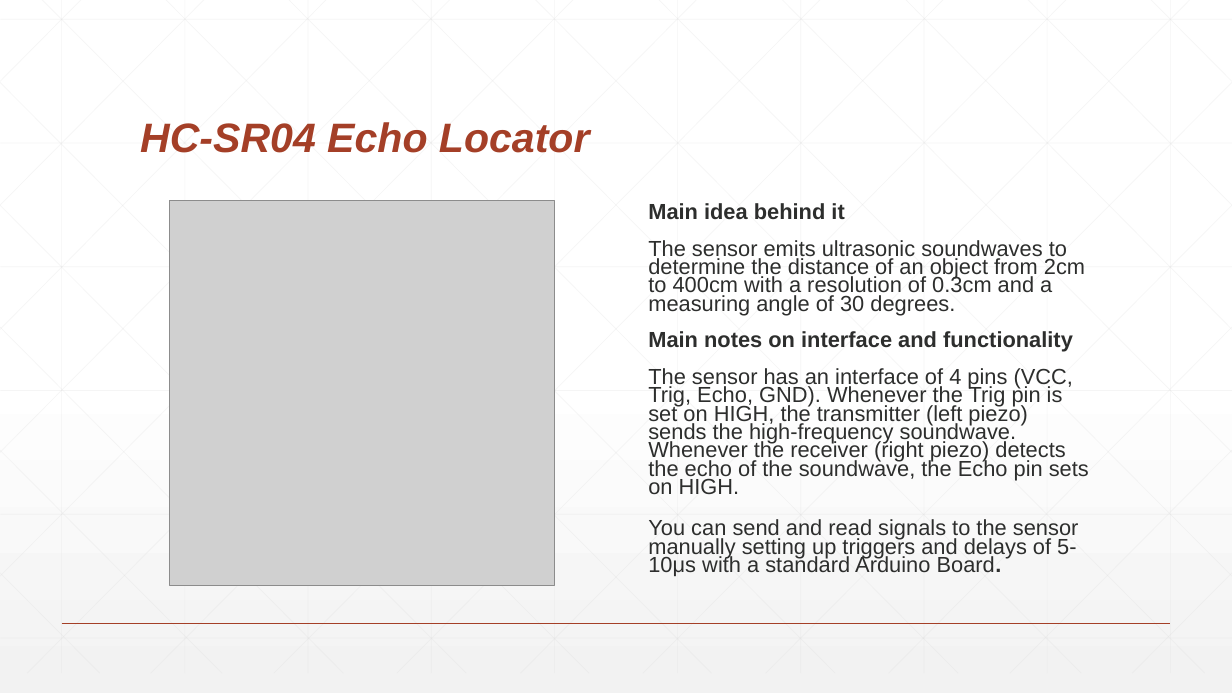
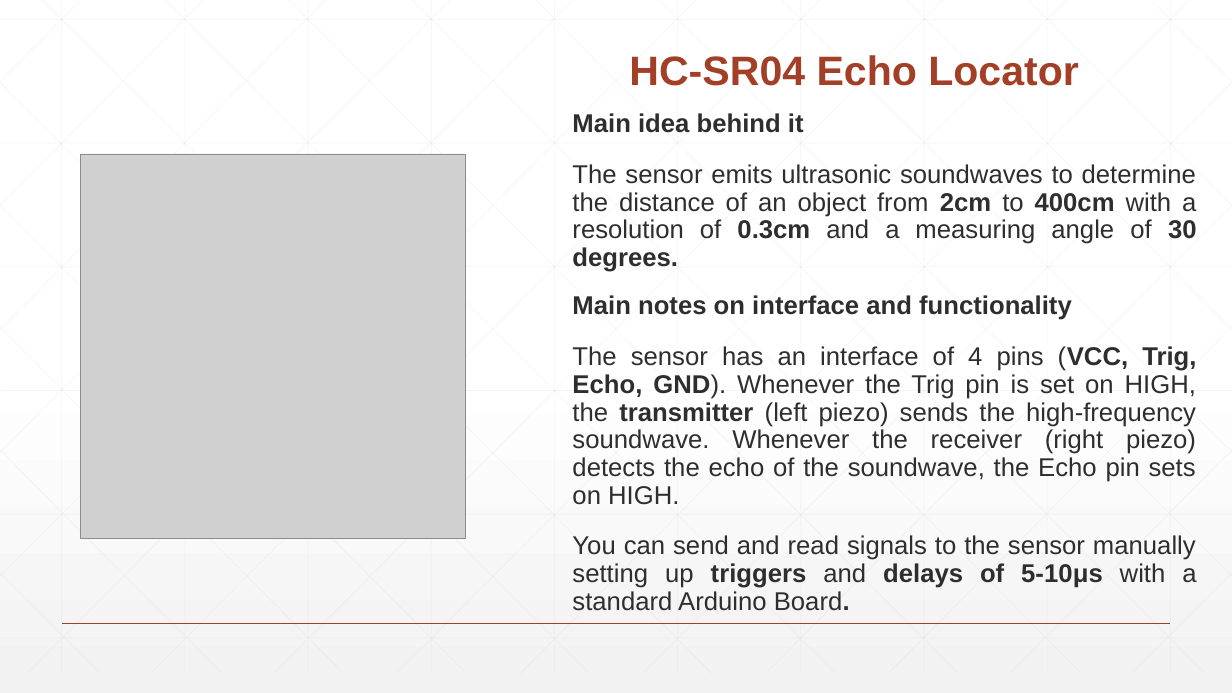
Before and after one commit to filippocastelli/uolli, a slide deck: slide 3 of Hardware_description.pptx. Drawn at 1232x693 pixels with LibreOffice and Linux fonts; fonts in the diff are those of the drawing; grey boxes stand for pictures. Boxes give left, top, right and bottom in pixels: in the first picture for what was removed or moved away, otherwise in the second. Text is boxed around its words. In the diff, an @@ line names an element or a change of style, - is before the commit and + after.

```diff
--- a/Hardware_description.pptx
+++ b/Hardware_description.pptx
@@ text "HC-SR04 Echo Locator": place and size @@
-text "HC-SR04 Echo Locator" at (140,122,590,153)
+text "HC-SR04 Echo Locator" at (629,55,1079,86)
@@ text "HC-SR04 Echo Locator" at (629,55,1079,86): italic off @@
@@ text at (572,113,1197,272): text changed; size 17 to 20 pt @@
-Main idea behind it
-The sensor emits ultrasonic soundwaves to determine the distance of an object from 2cm to 400cm with a resolution of 0.3cm and a measuring angle of 30 degrees.
-Main notes on interface and functionality
-The sensor has an interface of 4 pins (VCC, Trig, Echo, GND). Whenever the Trig pin is set on HIGH, the transmitter (left piezo) sends the high-frequency soundwave. Whenever the receiver (right piezo) detects the echo of the soundwave, the Echo pin sets on HIGH.
-You can send and read signals to the sensor manually setting up triggers and delays of 5-10μs with a standard Arduino Board.
+Main idea behind it
+The sensor emits ultrasonic soundwaves to determine the distance of an object from 2cm to 400cm with a resolution of 0.3cm and a measuring angle of 30 degrees.
@@ picture: place and size @@
-picture at (169,201,555,586)
+picture at (80,154,466,540)
@@ text added at (572,295,1196,611), 20 pt, text #2D2E2D @@
+Main notes on interface and functionality
+The sensor has an interface of 4 pins (VCC, Trig, Echo, GND). Whenever the Trig pin is set on HIGH, the transmitter (left piezo) sends the high-frequency soundwave. Whenever the receiver (right piezo) detects the echo of the soundwave, the Echo pin sets on HIGH.
+You can send and read signals to the sensor manually setting up triggers and delays of 5-10μs with a standard Arduino Board.
```
Also in this commit, not shown: 14 other slides changed.
